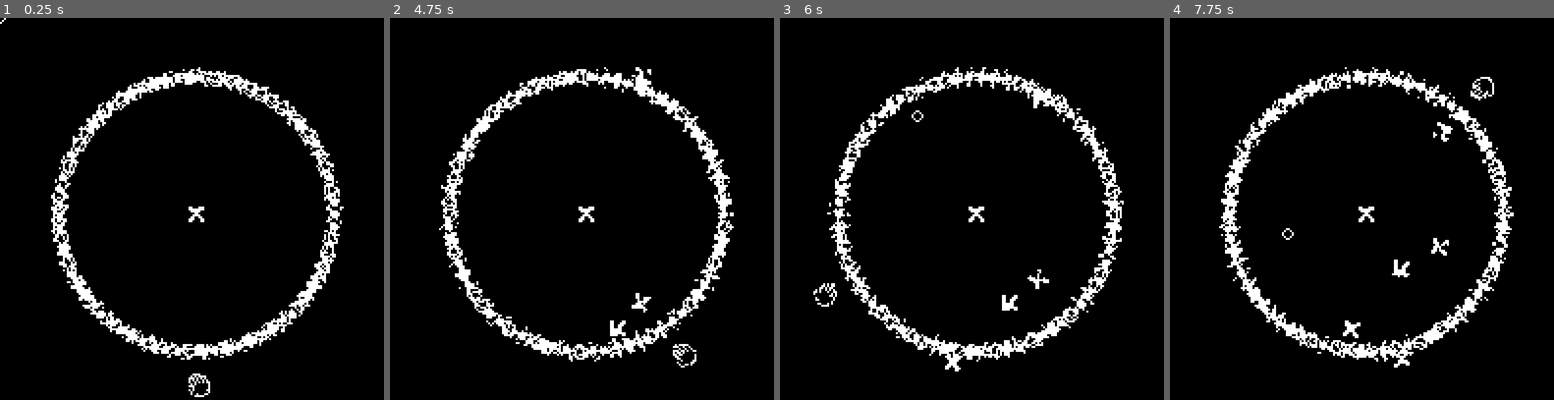
Above: before the commit, frames 1-4 (left to right).
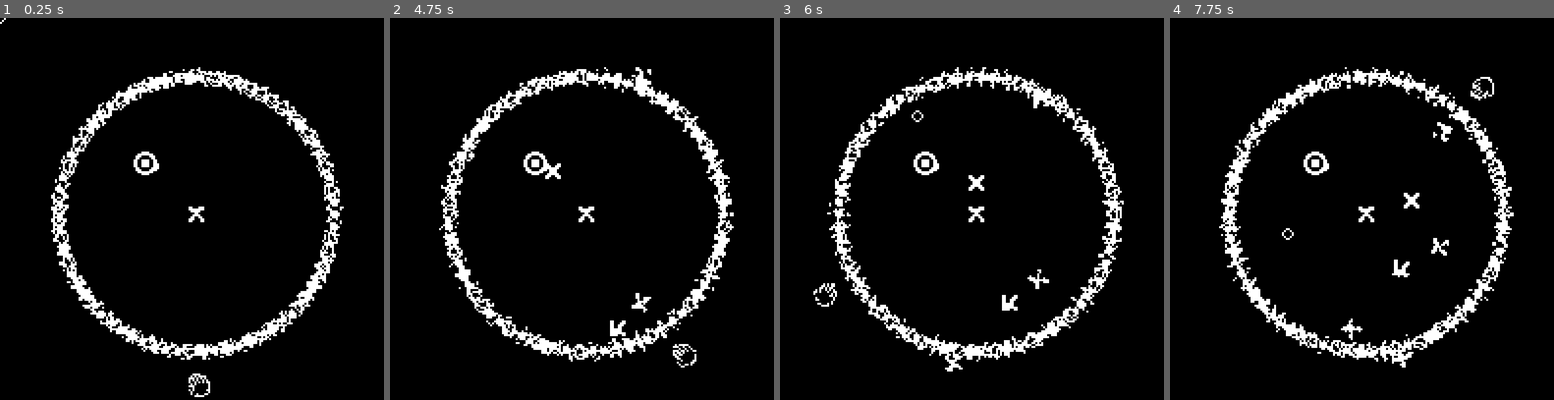
Above: after the commit, the same moments.

Repository: leogeier/amalgamage
Game: Godot game, scene res://scenes/Arena/Arena.tscn
Two runs of this game, one before a commit and one after it. Both use one fixed random seed, a clock stepped at 60 frames per second and the inputs below.
Inputs (mouse positions are in pixels of both pictures, inside the frame that each line leads up to):
- Up to frame 1 (0.25 s): no input
- Up to frame 2 (4.75 s): move the mouse to (674, 193) at 0.52 s; hold Right (ui_right) 0.53-1.28 s; tap Space (shoot) every 0.75 s from 0.6 to 4.35 s; move the mouse to (509, 235) at 1.27 s; hold Left (ui_left) 1.28-2.03 s; move the mouse to (624, 128) at 2.02 s; hold Right (ui_right) 2.03-3.53 s; move the mouse to (566, 293) at 2.77 s; move the mouse to (704, 273) at 3.52 s; hold Left (ui_left) from 3.53 s (still down); move the mouse to (466, 155) at 4.27 s
- Up to frame 3 (6 s): move the mouse to (995, 212) at 5.02 s; tap Space (shoot) at 5.1, 5.85 s; move the mouse to (918, 117) at 5.77 s; release Left (ui_left) at 5.78 s; hold Right (ui_right) from 5.78 s (still down)
- Up to frame 4 (7.75 s): keep holding Right (ui_right); move the mouse to (1454, 193) at 6.52 s; tap Space (shoot) at 6.6, 7.35 s; move the mouse to (1289, 235) at 7.27 s

The runs differ from the first frame. In frame 1, 0.2% of the frame differs, in the area x 34-42%, y 34-42%; in frame 2, 0.3%; in frame 3, 0.4%; in frame 4, 0.6%, in the area x 34-65%, y 34-92%.

Commit message:
add aim controls to title and add enemy spawner

Diff:
--- a/ld-46/scenes/Amalgam/Amalgam.gd
+++ b/ld-46/scenes/Amalgam/Amalgam.gd
@@ -10,6 +10,7 @@
 var game_over_start
 var game_over_duration = 3000
 var border
+var arena
 
 const cell_length = 8.0
 const cell_dim = Vector2(cell_length, cell_length)
@@ -141,14 +142,20 @@
 	apply_impulse(impulse_offset, block.direction * 10)
 	if success:
 		Score.score += 1
+		arena.shake()
 
 func _ready():
 	mass = 0.00001
 	inertia = 1000
 	add_block_local("center", Vector2(0,0), randi() % 6, false)
+
 	var border_group = get_tree().get_nodes_in_group("border")
 	if !border_group.empty():
 		border = border_group[0]
+
+	var arena_group = get_tree().get_nodes_in_group("arena")
+	if not arena_group.empty():
+		arena = arena_group[0]
 
 func _process(delta):
 	if border == null:
@@ -160,6 +167,7 @@
 		$GameOverSprite.show()
 		$GameOverSound.play()
 		game_over_start = OS.get_ticks_msec()
+		arena.shake(game_over_duration)
 
 	if game_over:
 		if $GameOverSprite.scale.x < 3:
--- a/ld-46/scenes/Amalgam/Amalgam.tscn
+++ b/ld-46/scenes/Amalgam/Amalgam.tscn
@@ -8,6 +8,7 @@
 [node name="Amalgam" type="RigidBody2D" groups=[
 "amalgam",
 ]]
+linear_damp = 0.0
 script = ExtResource( 1 )
 
 [node name="Sprites" type="Node2D" parent="."]
--- a/ld-46/scenes/Arena/Arena.gd
+++ b/ld-46/scenes/Arena/Arena.gd
@@ -2,15 +2,17 @@
 
 
 export(float) var block_velocity = 10
+export(float) var shake_strength = 1
+
+var screenshake_start
+var screenshake_duration = 0
 
 const block = preload("res://scenes/Block/Block.tscn")
 
 
-#func _ready():
-#	pass
-
-#func _process(delta):
-#	pass
+func shake(duration = 100):
+	screenshake_start = OS.get_ticks_msec()
+	screenshake_duration = duration
 
 func spawn_block(pos, dir, rot):
 	var new_block = block.instance()
@@ -19,3 +21,16 @@
 	new_block.direction = dir
 	new_block.velocity = block_velocity
 	add_child(new_block)
+
+func _process(delta):
+	if screenshake_start != null:
+		if screenshake_start + screenshake_duration < OS.get_ticks_msec():
+			screenshake_start = null
+			position = Vector2(0,0)
+			return
+
+		position = Vector2(rand_range(-1,1),rand_range(-1,1)) * shake_strength
+
+func _ready():
+	Score.reset_score()
+	randomize()
--- a/ld-46/scenes/Arena/Arena.tscn
+++ b/ld-46/scenes/Arena/Arena.tscn
@@ -1,15 +1,17 @@
-[gd_scene load_steps=6 format=2]
+[gd_scene load_steps=7 format=2]
 
 [ext_resource path="res://scenes/Shooter/Shooter.tscn" type="PackedScene" id=1]
 [ext_resource path="res://scenes/Arena/Arena.gd" type="Script" id=2]
 [ext_resource path="res://scenes/Amalgam/Amalgam.tscn" type="PackedScene" id=3]
 [ext_resource path="res://scenes/Cursor/Cursor.tscn" type="PackedScene" id=4]
 [ext_resource path="res://scenes/Border/Border.tscn" type="PackedScene" id=5]
+[ext_resource path="res://scenes/EnemySpawner/EnemySpawner.tscn" type="PackedScene" id=6]
 
 [node name="Arena" type="Node2D" groups=[
 "arena",
 ]]
 script = ExtResource( 2 )
+shake_strength = 2.0
 
 [node name="Shooter" parent="." instance=ExtResource( 1 )]
 position = Vector2( 100, 100 )
@@ -24,3 +26,6 @@
 num_sprites = 70
 
 [node name="Cursor" parent="." instance=ExtResource( 4 )]
+
+[node name="EnemySpawner" parent="." instance=ExtResource( 6 )]
+position = Vector2( 73.6741, 73.8936 )
--- /dev/null
+++ b/ld-46/scenes/EnemySpawner/EnemySpawner.gd
@@ -0,0 +1,44 @@
+extends Node2D
+
+
+var spawn_start
+var warn_duration = 0
+var kind
+var dir
+var arena
+
+const blink_period = 800
+
+
+func start_spawn(new_kind, new_dir, new_warn_dur, angle_var = .5):
+	dir = new_dir.rotated(rand_range(-angle_var, angle_var))
+	$Arrow.look_at(position + dir)
+	spawn_start = OS.get_ticks_msec()
+	warn_duration = new_warn_dur
+	kind = new_kind
+
+func spawn_block():
+	arena.spawn_block(position, dir, 0)
+
+func _ready():
+	var arena_group = get_tree().get_nodes_in_group("arena")
+	if not arena_group.empty():
+		arena = arena_group[0]
+
+	start_spawn("block", Vector2(1,1), 4000)
+
+func _process(delta):
+	if spawn_start != null and arena != null:
+		var elapsedTime = OS.get_ticks_msec() - spawn_start
+		if elapsedTime > warn_duration:
+			if kind == "block":
+				spawn_block()
+			$SpawnSound.play()
+			spawn_start = null
+		else:
+			if elapsedTime % blink_period < blink_period / 2:
+				if !is_visible():
+					$WarnSound.play()
+				show()
+			else:
+				hide()
--- /dev/null
+++ b/ld-46/scenes/EnemySpawner/EnemySpawner.tscn
@@ -0,0 +1,25 @@
+[gd_scene load_steps=6 format=2]
+
+[ext_resource path="res://scenes/EnemySpawner/warn_circle.png" type="Texture" id=1]
+[ext_resource path="res://scenes/EnemySpawner/warn_arrow.png" type="Texture" id=2]
+[ext_resource path="res://scenes/EnemySpawner/EnemySpawner.gd" type="Script" id=3]
+[ext_resource path="res://scenes/EnemySpawner/warn.wav" type="AudioStream" id=4]
+[ext_resource path="res://scenes/EnemySpawner/spawn.wav" type="AudioStream" id=5]
+
+[node name="EnemySpawner" type="Node2D"]
+script = ExtResource( 3 )
+
+[node name="Circle" type="Sprite" parent="."]
+texture = ExtResource( 1 )
+
+[node name="Arrow" type="Node2D" parent="."]
+
+[node name="ArrowSprite" type="Sprite" parent="Arrow"]
+rotation = -0.785398
+texture = ExtResource( 2 )
+
+[node name="WarnSound" type="AudioStreamPlayer" parent="."]
+stream = ExtResource( 4 )
+
+[node name="SpawnSound" type="AudioStreamPlayer" parent="."]
+stream = ExtResource( 5 )
--- a/ld-46/scenes/other resources/Score.gd
+++ b/ld-46/scenes/other resources/Score.gd
@@ -11,4 +11,8 @@
 	return score
 
 func reset_score():
-	score = 0
+	score = 1
+
+func _ready():
+	# Should probably not be in here
+	Input.set_mouse_mode(Input.MOUSE_MODE_HIDDEN)
Not shown, added: ld-46/scenes/EnemySpawner/spawn.wav.import
Not shown, added: ld-46/scenes/EnemySpawner/warn.wav.import
Binary file added: ld-46/scenes/EnemySpawner/warn_arrow.png
Not shown, added: ld-46/scenes/EnemySpawner/warn_arrow.png.import
Binary file added: ld-46/scenes/EnemySpawner/warn_circle.png
Not shown, added: ld-46/scenes/EnemySpawner/warn_circle.png.import
Binary file changed: ld-46/scenes/Title/title.png
Not shown, changed: assets/shooter.psd
Not shown, added: assets/warn_circle.psd
Not shown, added: ld-46/scenes/EnemySpawner/spawn.wav
Not shown, added: ld-46/scenes/EnemySpawner/warn.wav
